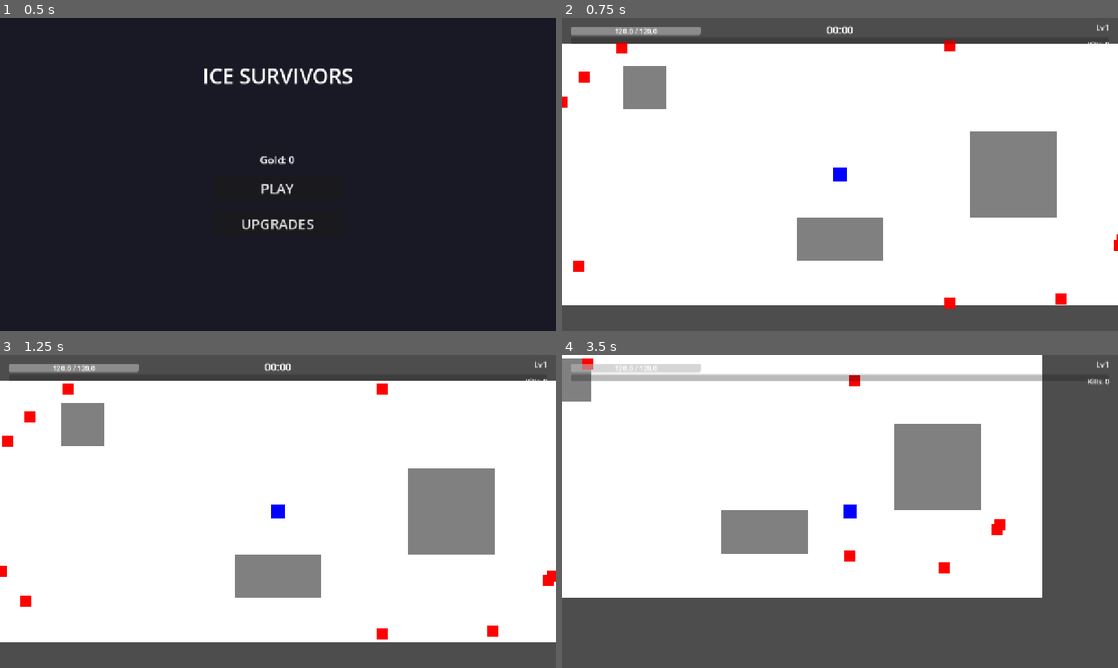
Above: before the commit, frames 1-4 (two rows, left to right).
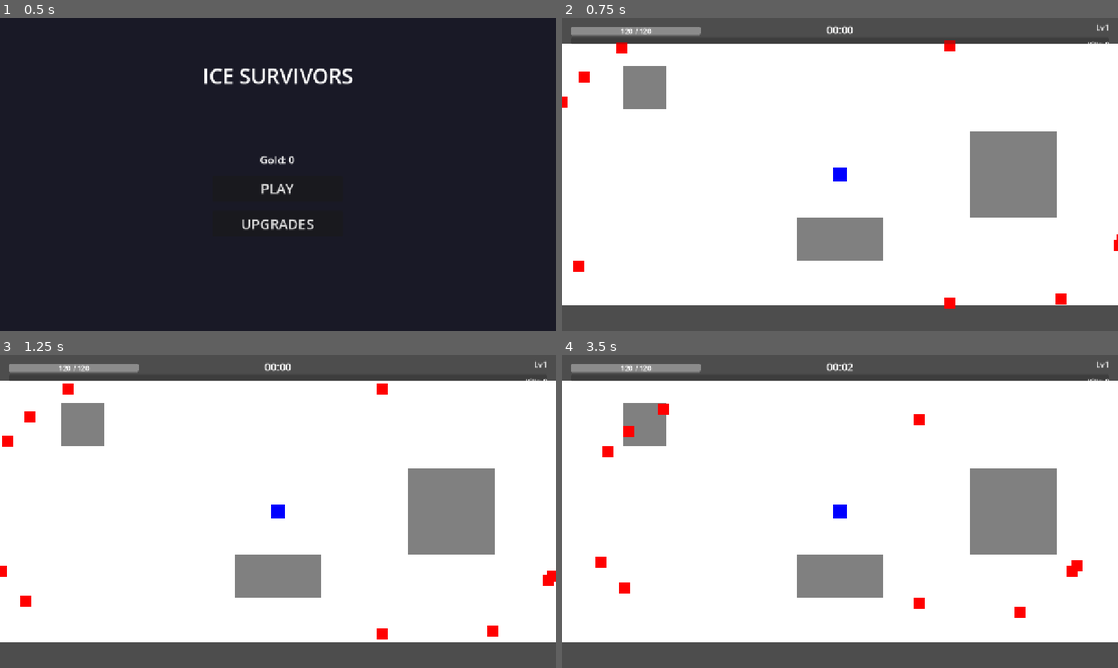
Above: after the commit, the same moments.

Repository: AbsurdEnterprises/ice-survivors-g
Game: Godot game, scene res://scenes/main_menu.tscn
The game is run twice, just before and just after one commit, with the same random seed, the same clock (stepped at 60 frames per second) and the same inputs.
Inputs:
- Up to frame 1 (0.5 s): no input
- Up to frame 2 (0.75 s): click "PLAY" at 0.5 s
- Up to frame 3 (1.25 s): no input
- Up to frame 4 (3.5 s): hold D (move_right) 1.28-2.03 s; hold S (move_down) 2.03-2.78 s; hold D (move_right) from 2.78 s (still down)

Frame 1 is identical in both runs. In frame 2, less than 0.1% of the frame differs, in the area x 9-18%, y 3-6%; in frame 3, less than 0.1%; in frame 4, 44%, in the area x 0-100%, y 0-92%.
Error after the commit: Parse Error: Used tab character for indentation instead of space as used before in the file. (res://scripts/player.gd:26)

Commit message:
Fix collision priorities and masks to prevent enemy sticking and trigger HP loss accurately

Diff:
--- a/scenes/boss.tscn
+++ b/scenes/boss.tscn
@@ -7,7 +7,7 @@
 
 [node name="Boss" type="CharacterBody2D" groups=["enemy"]]
 collision_layer = 2
-collision_mask = 5
+collision_mask = 4
 script = ExtResource("1_boss")
 
 [node name="ColorRect" type="ColorRect" parent="."]
--- a/scenes/enemy.tscn
+++ b/scenes/enemy.tscn
@@ -7,7 +7,7 @@
 
 [node name="Enemy" type="CharacterBody2D" groups=["enemy"]]
 collision_layer = 2
-collision_mask = 5
+collision_mask = 4
 script = ExtResource("1_enemy")
 
 [node name="ColorRect" type="ColorRect" parent="."]
--- a/scenes/player.tscn
+++ b/scenes/player.tscn
@@ -9,7 +9,7 @@
 radius = 64.0
 
 [node name="Player" type="CharacterBody2D" groups=["player"]]
-collision_mask = 2
+collision_mask = 4
 script = ExtResource("1_41234")
 
 [node name="ColorRect" type="ColorRect" parent="."]
--- a/scripts/camera.gd
+++ b/scripts/camera.gd
@@ -7,22 +7,22 @@
 var shake_intensity: float = 0.0
 
 func apply_shake(amt: float) -> void:
-    shake_intensity = max(shake_intensity, amt)
+	shake_intensity = max(shake_intensity, amt)
 
 func _process(delta: float) -> void:
-    if shake_intensity > 0:
-        offset = Vector2(randf_range(-shake_intensity, shake_intensity), randf_range(-shake_intensity, shake_intensity))
-        shake_intensity = lerp(shake_intensity, 0.0, 10.0 * delta)
-        if shake_intensity < 0.1:
-            shake_intensity = 0.0
-            offset = Vector2.ZERO
+	if shake_intensity > 0:
+		offset = Vector2(randf_range(-shake_intensity, shake_intensity), randf_range(-shake_intensity, shake_intensity))
+		shake_intensity = lerp(shake_intensity, 0.0, 10.0 * delta)
+		if shake_intensity < 0.1:
+			shake_intensity = 0.0
+			offset = Vector2.ZERO
 
 func _ready() -> void:
-    if not target_node.is_empty():
-        target = get_node(target_node)
-    elif get_tree().has_group("player"):
-        target = get_tree().get_nodes_in_group("player")[0]
+	if not target_node.is_empty():
+		target = get_node(target_node)
+	elif get_tree().has_group("player"):
+		target = get_tree().get_nodes_in_group("player")[0]
 
 func _physics_process(_delta: float) -> void:
-    if is_instance_valid(target) and not is_locked:
-        global_position = global_position.lerp(target.global_position, follow_weight)
+	if is_instance_valid(target) and not is_locked:
+		global_position = global_position.lerp(target.global_position, follow_weight)
--- a/scripts/collision_manager.gd
+++ b/scripts/collision_manager.gd
@@ -2,6 +2,8 @@
 
 const CELL_SIZE: int = 128
 var grid: Dictionary = {}
+func _ready() -> void:
+    process_physics_priority = -100
 
 func _physics_process(_delta: float) -> void:
     grid.clear()
--- a/scripts/player.gd
+++ b/scripts/player.gd
@@ -22,7 +22,8 @@
 @onready var pickup_area: Area2D = $PickupArea
 
 func _ready() -> void:
-	apply_meta_upgrades()
+    process_physics_priority = 100
+    apply_meta_upgrades()
 	current_hp = max_hp
 	if get_tree().has_group("hud"):
 		var hud = get_tree().get_nodes_in_group("hud")[0]
Not shown, changed: .DS_Store
